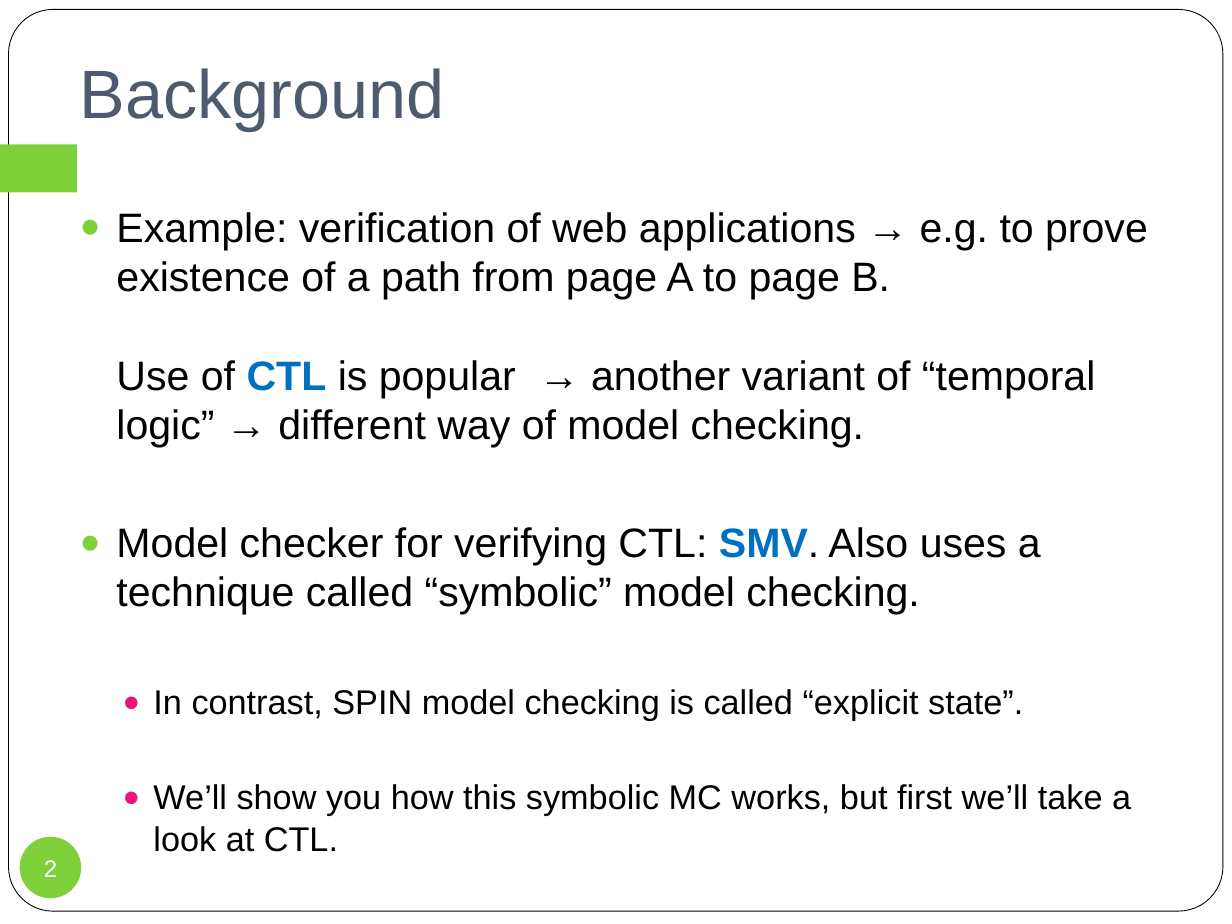
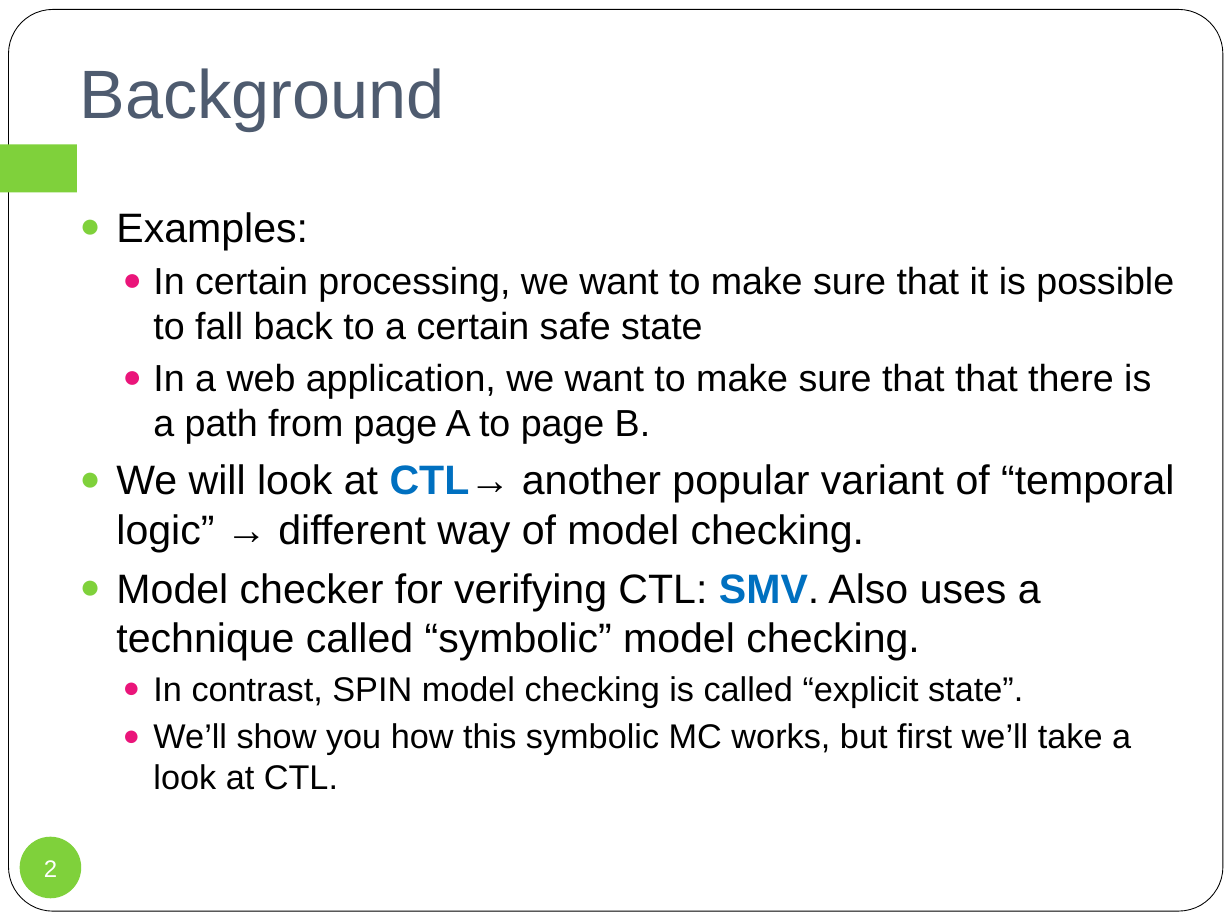
Before and after one commit to wooshrow/infopv, a slide deck: slide 2 of slides/PV_smc.pptx. Drawn at 1232x924 pixels with LibreOffice and Linux fonts; fonts in the diff are those of the drawing. Boxes give left, top, right and bottom in pixels: in the first picture for what was removed or moved away, otherwise in the second. Text is boxed around its words. In the diff, an @@ line names an element or a change of style, - is before the commit and + after.

```diff
--- a/slides/PV_smc.pptx
+++ b/slides/PV_smc.pptx
@@ text at bbox=[116, 212, 1174, 552]: text changed; size 24 to 22 pt @@
-● Example: verification of web applications → e.g. to prove existence of a path from page A to page B.
-  Use of CTL is popular → another variant of “temporal logic” → different way of model checking.
+● Examples:
+  ● In certain processing, we want to make sure that it is possible to fall back to a certain safe state
+  ● In a web application, we want to make sure that that there is a path from page A to page B.
+● We will look at CTL→ another popular variant of “temporal logic” → different way of model checking.
```
Also in this commit, not shown: 5 other slides changed, 3 other files.
